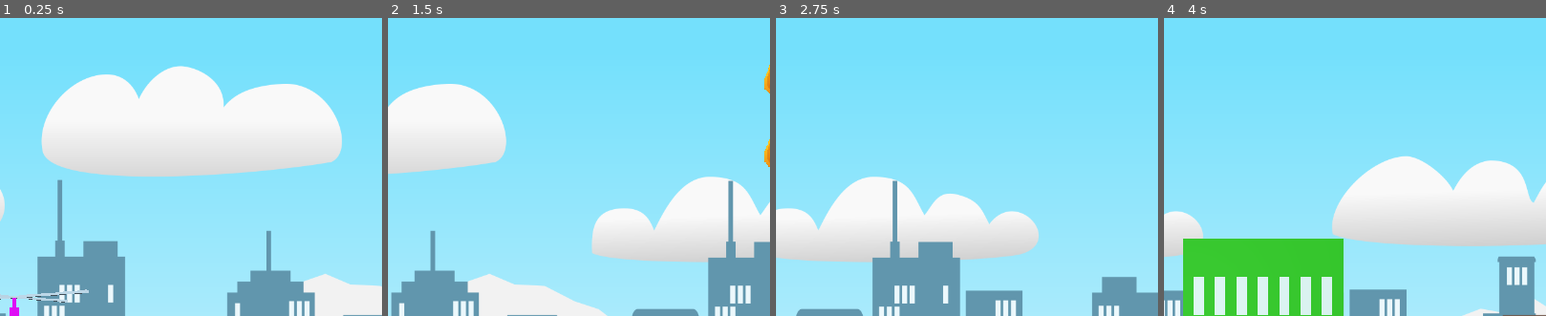
Above: before the commit, frames 1-4 (left to right).
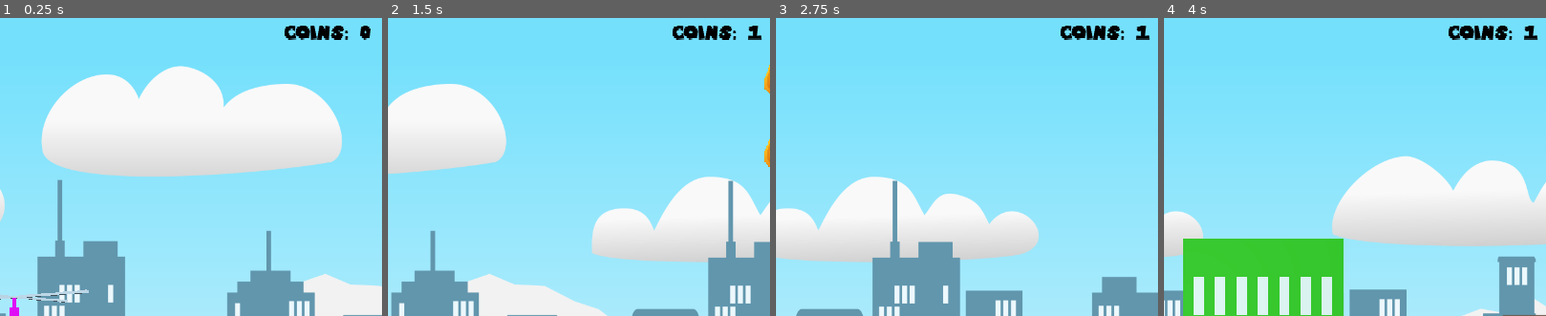
Above: after the commit, the same moments.

Repository: yeoji/games50-godot
Game: Godot game, scene res://Background/Background.tscn
The game is run twice, just before and just after one commit, with the same random seed, the same clock (stepped at 60 frames per second) and the same inputs.
Inputs:
- Up to frame 1 (0.25 s): no input
- Up to frame 2 (1.5 s): hold Up (ui_up) 0.53-1.28 s; hold Down (ui_down) from 1.28 s (still down)
- Up to frame 3 (2.75 s): release Down (ui_down) at 2.03 s; hold Up (ui_up) from 2.03 s (still down)
- Up to frame 4 (4 s): release Up (ui_up) at 3.53 s; hold Down (ui_down) from 3.53 s (still down)
The pictures show only the part of the screen within x 47-97%, y 3-53%; the shares and areas given below are measured in that part.

The runs differ from the first frame. In frame 1, 0.7% of the frame differs, in the area x 74-97%, y 2-8%; in frame 2, 0.7%, in the area x 74-98%, y 2-8%; in frame 3, 0.7%; in frame 4, 0.7%.

Commit message:
PlayerState singleton

Diff:
--- a/Helicopter 3D/Game/Coin.tscn
+++ b/Helicopter 3D/Game/Coin.tscn
@@ -37,3 +37,4 @@
 [node name="Collision" type="CollisionShape" parent="."]
 transform = Transform( 1, 0, 0, 0, -1.62921e-07, -1, 0, 1, -1.62921e-07, -0.00613552, 0.50838, 0.000245214 )
 shape = SubResource( 2 )
+[connection signal="body_entered" from="." to="." method="_on_body_entered"]
--- a/Helicopter 3D/Game/Game.tscn
+++ b/Helicopter 3D/Game/Game.tscn
@@ -31,6 +31,18 @@
 max_y = 20.0
 max_instance_per_interval = 3
 
+[node name="Score" type="RichTextLabel" parent="."]
+margin_left = 1074.0
+margin_top = 41.0
+margin_right = 1280.0
+margin_bottom = 77.0
+custom_fonts/normal_font = ExtResource( 3 )
+custom_colors/default_color = Color( 0, 0, 0, 1 )
+text = "COINS: 0"
+__meta__ = {
+"_edit_use_anchors_": false
+}
+
 [node name="GameOver" type="RichTextLabel" parent="."]
 visible = false
 margin_left = 511.812
--- /dev/null
+++ b/Helicopter 3D/Game/Scripts/PlayerState.gd
@@ -0,0 +1,6 @@
+extends Node
+
+var score: int = 0
+
+func _ready():
+	pass
--- a/Helicopter 3D/Game/Scripts/ScrollingReward.gd
+++ b/Helicopter 3D/Game/Scripts/ScrollingReward.gd
@@ -13,4 +13,14 @@
 	current_velocity = velocity
 
 func reset() -> void:
+	show()
 	current_velocity = 0
+
+func _on_body_entered(body):
+	if body.name == "Helicopter":
+		PlayerState.score += points
+
+		var score_text: RichTextLabel = get_parent().get_node("Score")
+		score_text.set_text(str("COINS: ", PlayerState.score))
+
+		hide()
--- a/Helicopter 3D/project.godot
+++ b/Helicopter 3D/project.godot
@@ -19,6 +19,10 @@
 run/main_scene="res://Background/Background.tscn"
 config/icon="res://icon.png"
 
+[autoload]
+
+PlayerState="*res://Game/Scripts/PlayerState.gd"
+
 [display]
 
 window/size/width=1280
